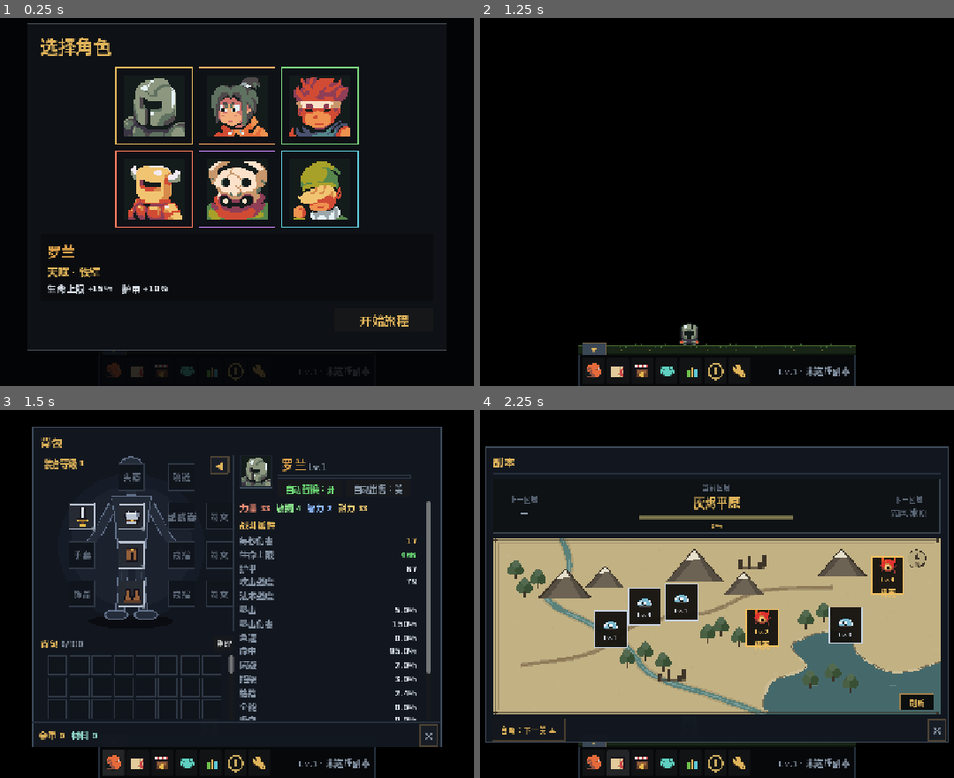
Above: before the commit, frames 1-4 (two rows, left to right).
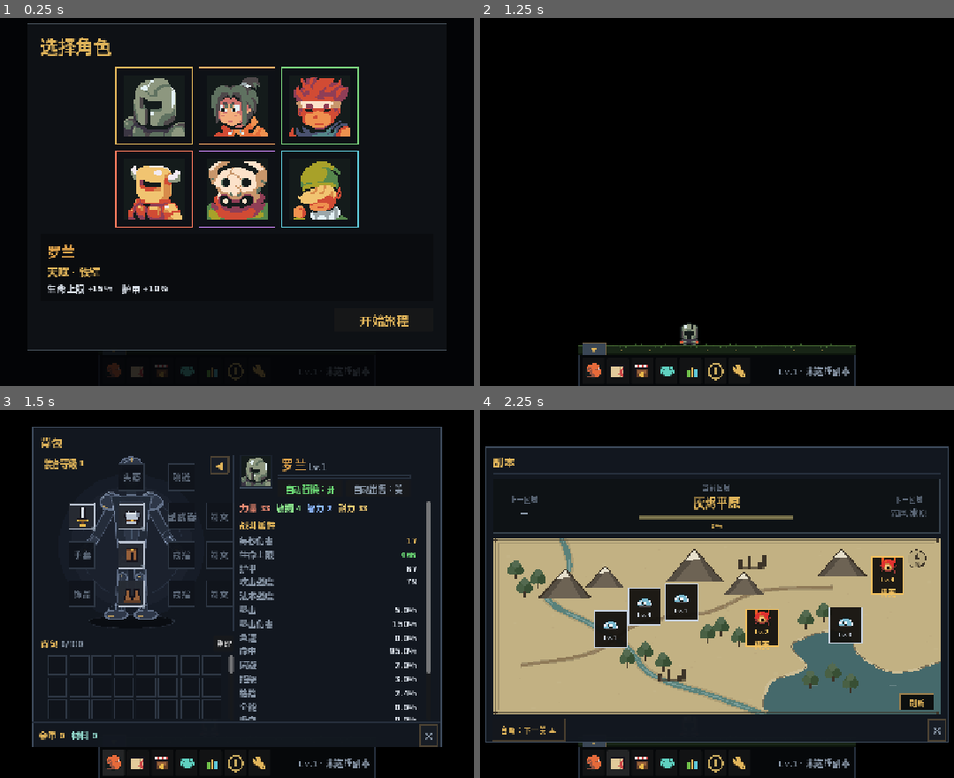
Above: after the commit, the same moments.

Repository: 958582184-dotcom/KeepForward
Game: Godot game, scene res://scenes/main.tscn
Two runs of this game, one before a commit and one after it. Both use one fixed random seed, a clock stepped at 60 frames per second and the inputs below.
Inputs (mouse positions are in pixels of both pictures, inside the frame that each line leads up to):
- Up to frame 1 (0.25 s): no input
- Up to frame 2 (1.25 s): click "开始旅程" at 0.5 s
- Up to frame 3 (1.5 s): click (113, 763) at 1.27 s
- Up to frame 4 (2.25 s): click (617, 763) at 2.02 s

Frames 1-2 are identical in both runs. In frame 3, 0.6% of the frame differs, in the area x 18-37%, y 12-60%; in frame 4, nothing differs.

Commit message:
Beautify equipment paper doll

Diff:
--- a/src/core/data.gd
+++ b/src/core/data.gd
@@ -2,7 +2,7 @@
 extends RefCounted
 
 const TITLE := "KeepForward"
-const VERSION := "0.44.0"
+const VERSION := "0.45.0"
 const SAVE_PATH := "user://ember_walker_save.json"
 const INVENTORY_SIZE := 100
 const MAX_LEVEL := 60
--- a/src/ui/paper_doll.gd
+++ b/src/ui/paper_doll.gd
@@ -8,75 +8,151 @@
 
 
 func _draw() -> void:
-	# 背景光晕与地面
+	var fill := Color(0.135, 0.165, 0.220, 0.97)
+	var fill_hi := Color(0.175, 0.210, 0.275, 0.98)
+	var deep := Color(0.055, 0.070, 0.100, 0.96)
+	var rim := Color(0.42, 0.48, 0.58, 0.85)
+	var rim_hi := Color(0.62, 0.70, 0.82, 0.9)
+	var gold := Color(0.78, 0.64, 0.36, 0.8)
+	var gold_hi := Color(0.95, 0.78, 0.42, 0.92)
+	var shadow := Color(0.015, 0.020, 0.030, 0.55)
+
+	# 光晕与地面
 	draw_circle(Vector2(165, 166), 132.0, Color(0.10, 0.13, 0.18, 0.55))
 	draw_circle(Vector2(165, 166), 110.0, Color(0.13, 0.16, 0.22, 0.38))
-	_ellipse(Vector2(165, 302), Vector2(78, 12), Color(0.01, 0.015, 0.025, 0.55))
+	_ring(Vector2(165, 166), Vector2(92, 92), Color(0.36, 0.45, 0.58, 0.18), 1.0)
+	_ellipse(Vector2(165, 302), Vector2(78, 12), shadow)
+	_ring(Vector2(165, 302), Vector2(78, 12), Color(0.42, 0.48, 0.58, 0.25), 1.0)
 
-	var fill := Color(0.135, 0.165, 0.220, 0.97)
-	var rim := Color(0.42, 0.48, 0.58, 0.85)
-	var gold := Color(0.78, 0.64, 0.36, 0.75)
-
-	# 腿与脚
+	# 腿与护膝
 	_limb(Vector2(151, 192), Vector2(147, 254), 16.0, fill, rim)
 	_limb(Vector2(179, 192), Vector2(183, 254), 16.0, fill, rim)
 	_limb(Vector2(147, 250), Vector2(145, 286), 14.0, fill, rim)
 	_limb(Vector2(183, 250), Vector2(185, 286), 14.0, fill, rim)
-	_ellipse(Vector2(138, 290), Vector2(23, 9), rim)
-	_ellipse(Vector2(138, 290), Vector2(19, 7), fill)
-	_ellipse(Vector2(192, 290), Vector2(23, 9), rim)
-	_ellipse(Vector2(192, 290), Vector2(19, 7), fill)
+	for x in [149.0, 181.0]:
+		draw_circle(Vector2(x, 222), 9.0, rim)
+		draw_circle(Vector2(x, 222), 6.5, fill_hi)
+		draw_circle(Vector2(x - 1.5, 220), 2.0, gold_hi)
+	draw_line(Vector2(150, 256), Vector2(148, 282), Color(0.32, 0.39, 0.48, 0.7), 2.0)
+	draw_line(Vector2(180, 256), Vector2(182, 282), Color(0.32, 0.39, 0.48, 0.7), 2.0)
+
+	# 靴子
+	for x in [138.0, 192.0]:
+		_ellipse(Vector2(x, 290), Vector2(23, 9), rim)
+		_ellipse(Vector2(x, 289), Vector2(19, 7), fill_hi)
+		draw_line(Vector2(x - 15, 293), Vector2(x - 6, 293), gold, 2.0)
+		draw_arc(Vector2(x, 289), 17.0, PI * 1.05, PI * 1.55, 16, Color(0.72, 0.80, 0.90, 0.5), 1.0, true)
 
 	# 手臂
 	_limb(Vector2(131, 92), Vector2(104, 142), 15.0, fill, rim)
 	_limb(Vector2(104, 142), Vector2(78, 177), 13.0, fill, rim)
 	_limb(Vector2(199, 92), Vector2(226, 142), 15.0, fill, rim)
 	_limb(Vector2(226, 142), Vector2(252, 177), 13.0, fill, rim)
-	draw_circle(Vector2(75, 181), 10.0, rim)
-	draw_circle(Vector2(75, 181), 8.0, fill)
-	draw_circle(Vector2(255, 181), 10.0, rim)
-	draw_circle(Vector2(255, 181), 8.0, fill)
+
+	# 护腕
+	_limb(Vector2(101, 151), Vector2(84, 171), 10.0, fill_hi, rim_hi)
+	_limb(Vector2(229, 151), Vector2(246, 171), 10.0, fill_hi, rim_hi)
+	draw_circle(Vector2(83, 174), 8.5, rim)
+	draw_circle(Vector2(83, 174), 6.5, fill_hi)
+	draw_circle(Vector2(247, 174), 8.5, rim)
+	draw_circle(Vector2(247, 174), 6.5, fill_hi)
+	draw_circle(Vector2(82, 173), 1.8, gold_hi)
+	draw_circle(Vector2(246, 173), 1.8, gold_hi)
+
+	# 肩甲
+	for c in [Vector2(130, 86), Vector2(200, 86)]:
+		_ellipse(c, Vector2(23, 16), rim)
+		_ellipse(c + Vector2(0, -1), Vector2(20, 12.5), fill_hi)
+		draw_arc(c + Vector2(0, -1), 18.0, PI * 1.05, PI * 1.55, 18,
+			Color(0.72, 0.80, 0.90, 0.55), 1.5, true)
+		draw_line(c + Vector2(-17, 7), c + Vector2(-8, 10), gold, 2.0)
 
 	# 躯干
 	var torso := PackedVector2Array([
 		Vector2(128, 76), Vector2(202, 76), Vector2(196, 108),
 		Vector2(190, 168), Vector2(140, 168), Vector2(134, 108),
 	])
-	draw_colored_polygon(torso, fill)
-	var torso_line := torso.duplicate()
-	torso_line.append(torso[0])
-	draw_polyline(torso_line, rim, 2.0)
+	_plate(torso, fill, rim, 2.0)
+	var chest := PackedVector2Array([
+		Vector2(145, 84), Vector2(185, 84), Vector2(181, 120),
+		Vector2(176, 158), Vector2(154, 158), Vector2(149, 120),
+	])
+	_plate(chest, fill_hi, Color(0.34, 0.40, 0.50, 0.8), 1.0)
+	draw_line(Vector2(165, 88), Vector2(165, 154), Color(0.30, 0.36, 0.45, 0.75), 1.0)
+	draw_line(Vector2(143, 100), Vector2(158, 96), Color(0.58, 0.66, 0.78, 0.35), 1.0)
+	draw_line(Vector2(187, 100), Vector2(172, 96), Color(0.58, 0.66, 0.78, 0.35), 1.0)
+	draw_line(Vector2(149, 122), Vector2(181, 122), Color(0.28, 0.34, 0.43, 0.7), 1.0)
+	draw_line(Vector2(152, 136), Vector2(178, 136), Color(0.28, 0.34, 0.43, 0.55), 1.0)
+	draw_line(Vector2(134, 108), Vector2(196, 108), Color(0.55, 0.60, 0.68, 0.55), 1.0)
+	draw_line(Vector2(134, 108), Vector2(128, 76), Color(0.68, 0.75, 0.85, 0.45), 1.0)
+	draw_line(Vector2(196, 108), Vector2(202, 76), Color(0.28, 0.33, 0.42, 0.8), 1.0)
 
-	# 骨盆
+	# 胸徽
+	draw_circle(Vector2(165, 104), 6.0, deep)
+	draw_circle(Vector2(165, 104), 4.2, gold)
+	draw_circle(Vector2(165, 104), 1.6, gold_hi)
+
+	# 腰带与骨盆
+	draw_line(Vector2(141, 171), Vector2(189, 171), deep, 5.0)
+	draw_line(Vector2(141, 171), Vector2(189, 171), gold, 2.0)
+	var buckle := PackedVector2Array([
+		Vector2(165, 166), Vector2(172, 171), Vector2(165, 176), Vector2(158, 171),
+	])
+	_plate(buckle, gold, gold_hi, 1.0)
 	var pelvis := PackedVector2Array([
 		Vector2(140, 166), Vector2(190, 166), Vector2(184, 198), Vector2(146, 198),
 	])
-	draw_colored_polygon(pelvis, fill)
-	var pelvis_line := pelvis.duplicate()
-	pelvis_line.append(pelvis[0])
-	draw_polyline(pelvis_line, rim, 2.0)
+	_plate(pelvis, fill, rim, 1.5)
+	draw_line(Vector2(146, 180), Vector2(157, 191), Color(0.32, 0.38, 0.47, 0.8), 1.0)
+	draw_line(Vector2(184, 180), Vector2(173, 191), Color(0.32, 0.38, 0.47, 0.8), 1.0)
+	draw_circle(Vector2(149, 187), 2.2, gold)
+	draw_circle(Vector2(181, 187), 2.2, gold)
+	draw_line(Vector2(146, 198), Vector2(150, 252), Color(0.26, 0.31, 0.38, 0.55), 1.0)
+	draw_line(Vector2(184, 198), Vector2(180, 252), Color(0.26, 0.31, 0.38, 0.55), 1.0)
 
-	# 脖子与头
+	# 颈与头盔
 	draw_rect(Rect2(156, 48, 18, 24), fill)
 	draw_rect(Rect2(156, 48, 18, 24), rim, false, 2.0)
+	_ellipse(Vector2(165, 53), Vector2(13, 5), Color(0.22, 0.28, 0.36, 0.9))
 	draw_circle(Vector2(165, 28), 25.0, rim)
-	draw_circle(Vector2(165, 28), 22.0, fill)
+	draw_circle(Vector2(165, 28), 22.0, fill_hi)
+	draw_arc(Vector2(165, 28), 19.0, PI * 1.05, PI * 1.55, 22,
+		Color(0.72, 0.80, 0.90, 0.55), 2.0, true)
+	draw_line(Vector2(165, 6), Vector2(165, 13), gold, 2.0)
+	var visor := PackedVector2Array([
+		Vector2(149, 24), Vector2(181, 24), Vector2(181, 31), Vector2(171, 31),
+		Vector2(171, 43), Vector2(159, 43), Vector2(159, 31), Vector2(149, 31),
+	])
+	_plate(visor, Color(0.025, 0.032, 0.045, 0.96), Color(0.20, 0.25, 0.33, 0.8), 1.0)
+	draw_line(Vector2(151, 23), Vector2(179, 23), gold, 1.0)
 
-	# 金色束带与肩线
-	draw_line(Vector2(141, 171), Vector2(189, 171), gold, 2.0)
-	draw_line(Vector2(134, 108), Vector2(196, 108), Color(0.55, 0.60, 0.68, 0.5), 1.0)
+	# 边线与金色细节
 	draw_line(Vector2(154, 72), Vector2(176, 72), gold, 1.5)
 	draw_line(Vector2(132, 82), Vector2(150, 82), gold, 1.0)
 	draw_line(Vector2(180, 82), Vector2(198, 82), gold, 1.0)
-	draw_line(Vector2(146, 198), Vector2(150, 252), Color(0.26, 0.31, 0.38, 0.5), 1.0)
-	draw_line(Vector2(184, 198), Vector2(180, 252), Color(0.26, 0.31, 0.38, 0.5), 1.0)
-
+	draw_line(Vector2(141, 171), Vector2(189, 171), Color(0.55, 0.44, 0.24, 0.7), 1.0)
 	draw_rect(Rect2(0.5, 0.5, 349, 319), Color(0.24, 0.29, 0.37, 0.55), false, 1.0)
 
 
+func _plate(points: PackedVector2Array, color: Color, edge: Color, width: float = 1.0) -> void:
+	draw_colored_polygon(points, color)
+	var line := points.duplicate()
+	line.append(points[0])
+	draw_polyline(line, edge, width, true)
+
+
+func _ring(center: Vector2, radii: Vector2, color: Color, width: float = 1.0) -> void:
+	var pts := PackedVector2Array()
+	for i in 36:
+		var a := TAU * float(i) / 36.0
+		pts.append(center + Vector2(cos(a) * radii.x, sin(a) * radii.y))
+	pts.append(pts[0])
+	draw_polyline(pts, color, width, true)
+
+
 func _limb(a: Vector2, b: Vector2, width: float, fill: Color, rim: Color) -> void:
-	draw_line(a, b, rim, width + 3.0)
-	draw_line(a, b, fill, width)
+	draw_line(a, b, rim, width + 3.0, true)
+	draw_line(a, b, fill, width, true)
 
 
 func _ellipse(center: Vector2, radii: Vector2, color: Color) -> void:
Binary file changed: shots/bag.png
Binary file added: shots/v450_bag.png
Not shown, added: shots/v450_bag.png.import
